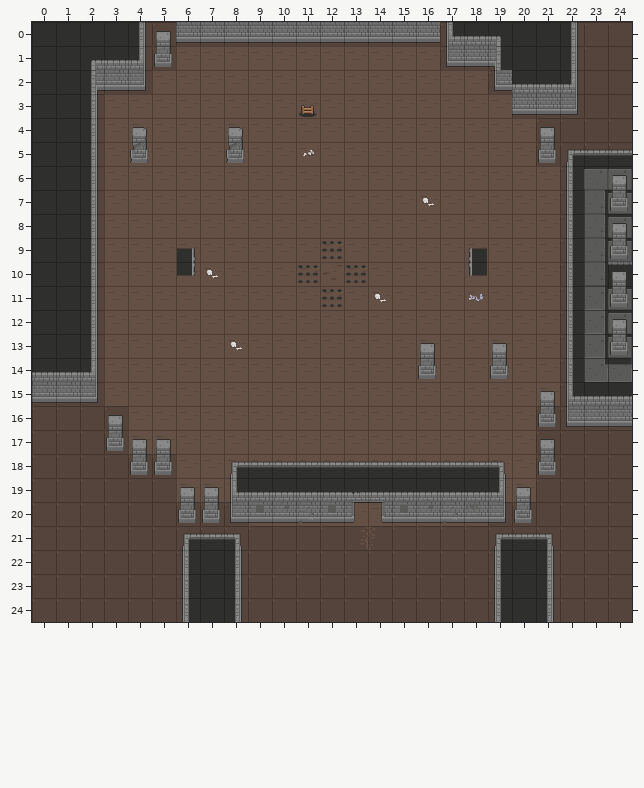
Two versions of a level (Tiled map (JSON), assets/map/Arena.json). That is the earlier state.
Cells are 32x32 px. Shown: x 0..24, y 0..24.
The same view after the edit:
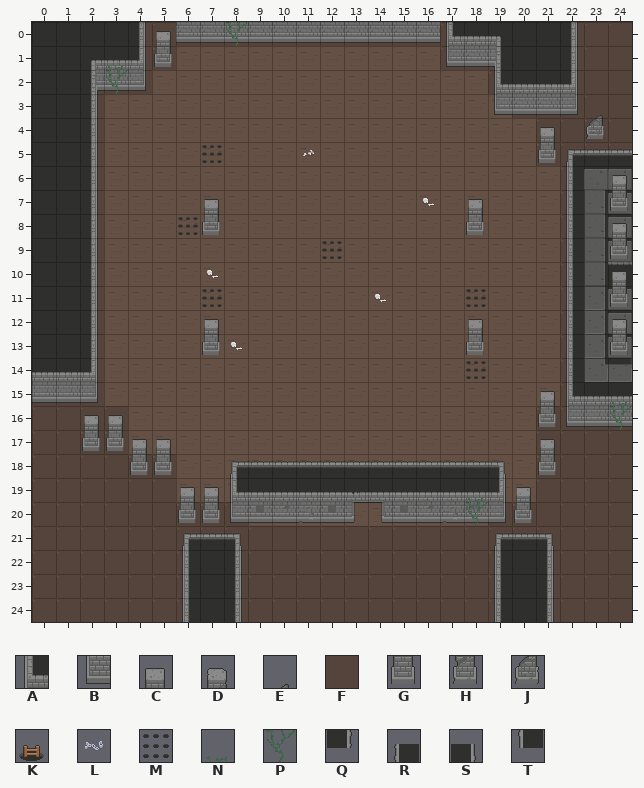
Key: from "Dungeon_Tileset": A 32, B 48, C 208, D 209, E 210, F 218, G 224, H 225, J 226, K 227, L 242, M 245, N 257, P 273, Q 277 turned 270, R 277 turned 90, S 278 turned 270, T 278 turned 90.
_ is an empty cell.
Change:
Layer "stepp":
y 5: x 7 _ -> M
y 8: x 6 _ -> M
y 11: x 7 _ -> M; x 18 L -> M
y 14: x 18 _ -> M
Layer "wall":
y 2: x 19 B -> A
y 3: x 11 K -> _; x 19 _ -> B; x 23 F -> E
y 4: x 4 D -> _; x 8 D -> _; x 23 _ -> J
y 5: x 4 H -> _; x 8 H -> _
y 8: x 7 _ -> G; x 18 _ -> G
y 9: x 6 S -> _; x 18 R -> _
y 10: x 6 Q -> _; x 11 M -> _; x 13 M -> _; x 18 T -> _
y 11: x 12 M -> _
y 13: x 7 _ -> G; x 16 C -> _; x 18..19 _C -> G_
y 14: x 16 G -> _; x 19 G -> _
y 16: x 2 _ -> C
y 17: x 2 _ -> G
Layer "overwall":
y 0: x 8 _ -> P
y 1: x 3 _ -> N
y 2: x 3 _ -> P
y 7: x 7 _ -> C; x 18 _ -> C
y 12: x 7 _ -> C; x 18 _ -> C
y 15: x 24 _ -> N
y 16: x 24 _ -> P
y 19: x 18 _ -> N
y 20: x 18 _ -> P
